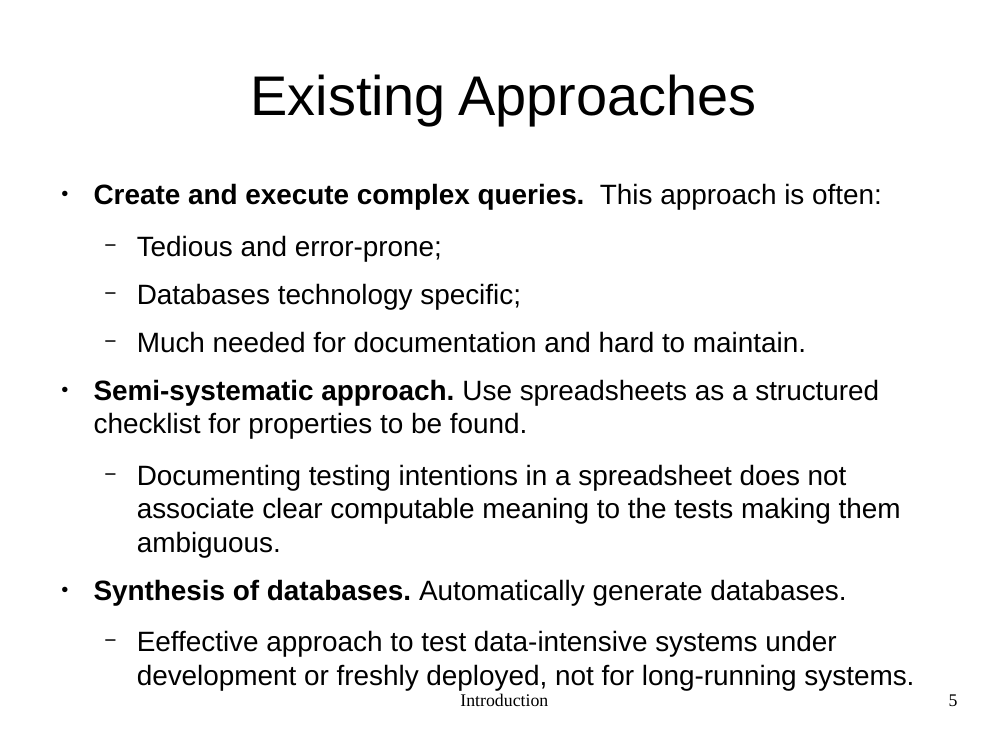
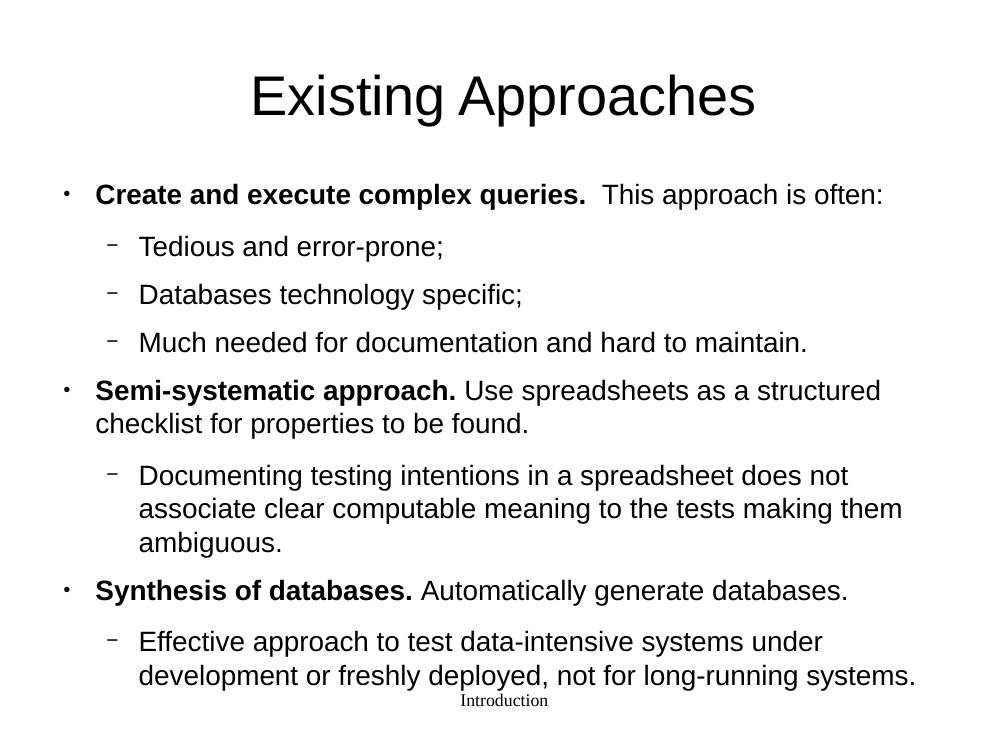
Before and after one commit to FabioBis/University, a slide deck: slide 4 of UNIBO/ComplementiBD/DataInteractionCoverage.odp (slide 5 before the commit). Drawn at 1008x756 pixels with LibreOffice and Linux fonts; fonts in the diff are those of the drawing. Boxes give left, top, right and bottom in pixels: in the first picture for what was removed or moved away, otherwise in the second. Text is boxed around its words. In the diff, an @@ line names an element or a change of style, - is before the commit and + after.

```diff
--- a/UNIBO/ComplementiBD/DataInteractionCoverage.odp
+++ b/UNIBO/ComplementiBD/DataInteractionCoverage.odp
@@ text at (x1=139, y1=630, x2=916, y2=690): text changed @@
-  − Eeffective approach to test data-intensive systems under development or freshly deployed, not for long-running systems.
+  − Effective approach to test data-intensive systems under development or freshly deployed, not for long-running systems.
@@ page number removed at (x1=949, y1=694, x2=958, y2=706) @@
-5
```
Also in this commit, not shown: 2 other slides changed, 18 slides added, 2 slides removed, 1 other file.
